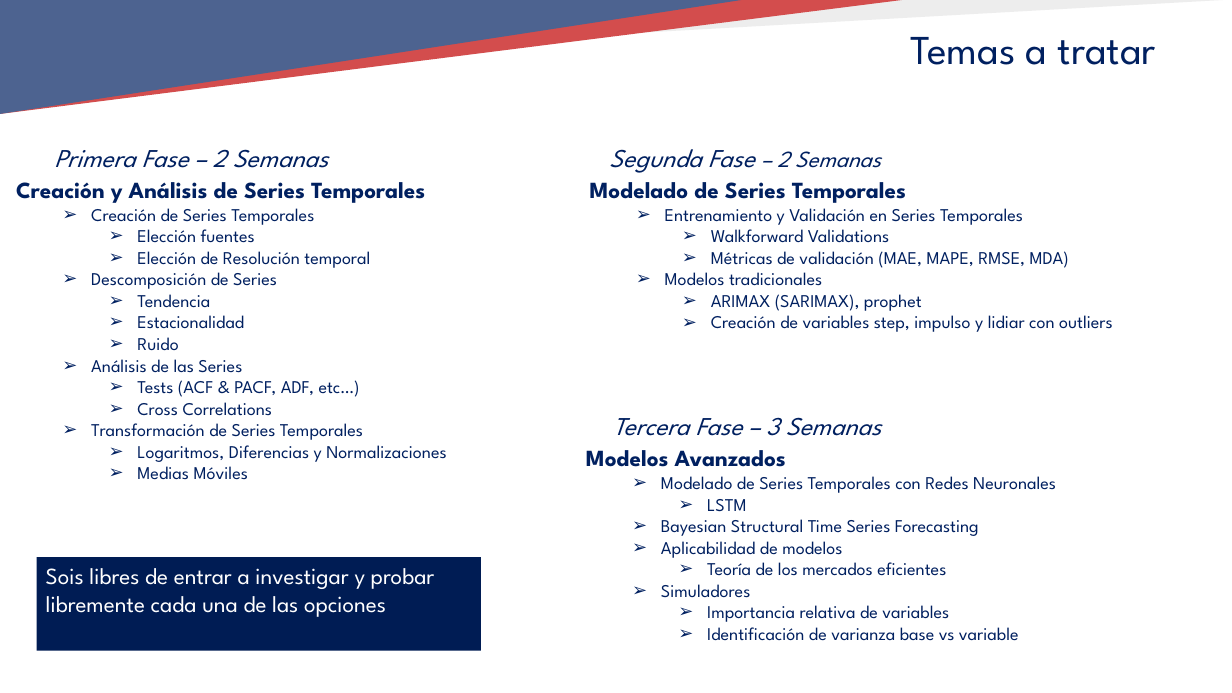
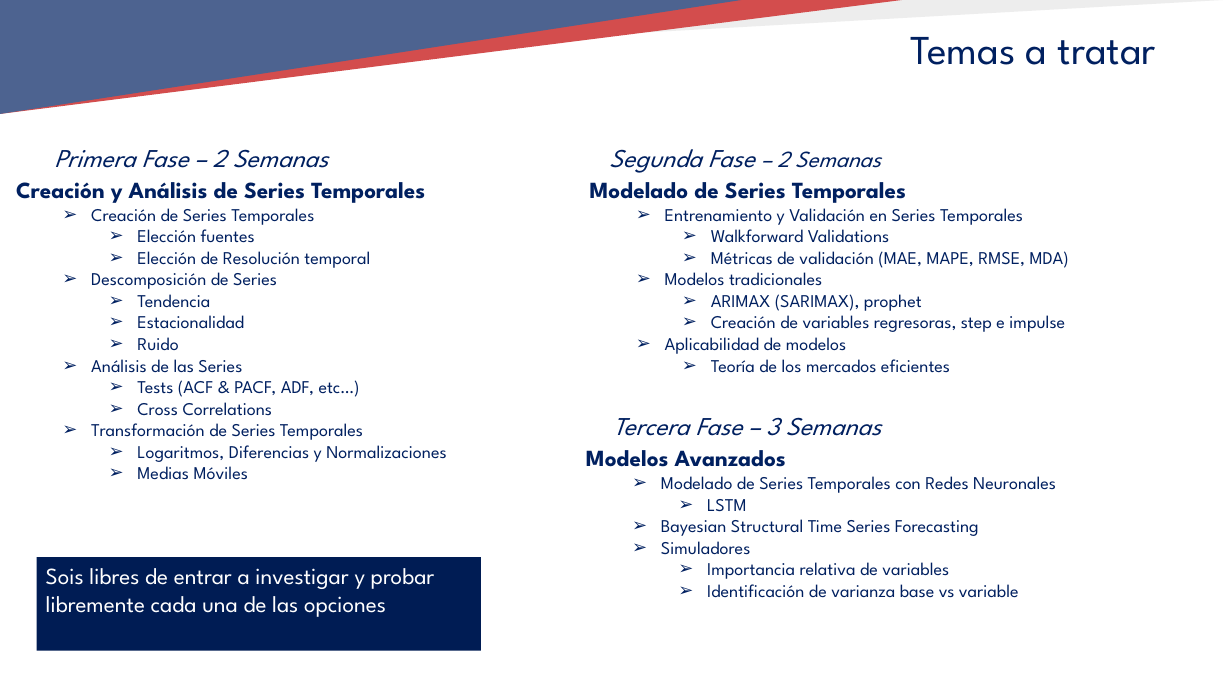
Before and after one commit to TeresaLendez/timeseries_lab-1, a slide deck: slide 3 of 01_INTRODUCTION/01_INTRODUCCION_TSLAB.pptx. Drawn at 1232x693 pixels with LibreOffice and Linux fonts; fonts in the diff are those of the drawing; background and template pictures are left out. Boxes give left, top, right and bottom in pixels: in the first picture for what was removed or moved away, otherwise in the second. Text is boxed around its words. In the diff, an @@ line names an element or a change of style, - is before the commit and + after.

```diff
--- a/01_INTRODUCTION/01_INTRODUCCION_TSLAB.pptx
+++ b/01_INTRODUCTION/01_INTRODUCCION_TSLAB.pptx
@@ text at (665,310,1065,373): text changed @@
-    ➢ Creación de variables step, impulso y lidiar con outliers
+    ➢ Creación de variables regresoras, step e impulse
+  ➢ Aplicabilidad de modelos
+    ➢ Teoría de los mercados eficientes
@@ text at (661,535,946,576): paragraphs removed @@
-  ➢ Aplicabilidad de modelos
-    ➢ Teoría de los mercados eficientes
```
Also in this commit, not shown: 4 other slides changed, 2 slides added, 1 other file.
